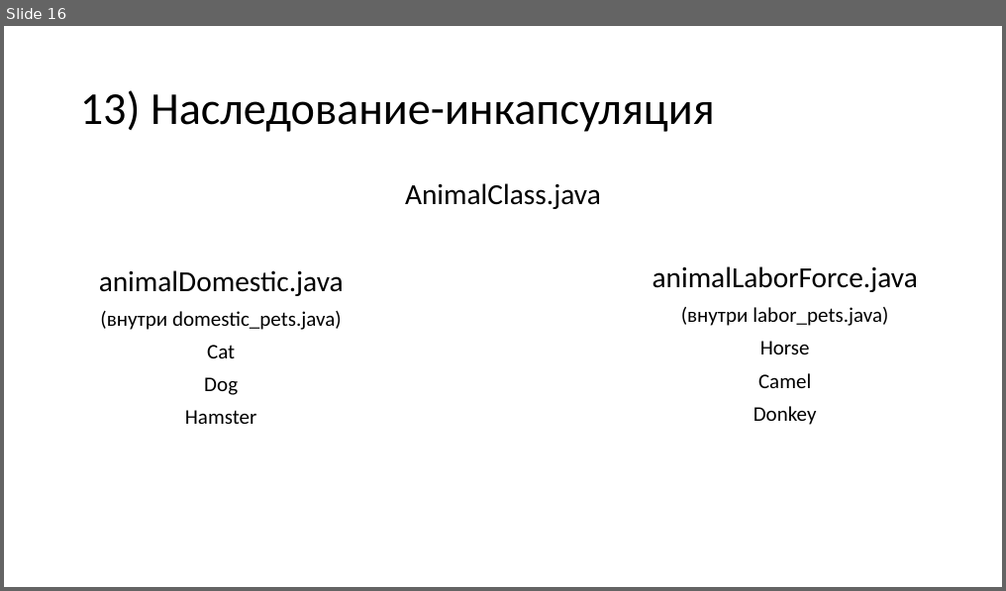
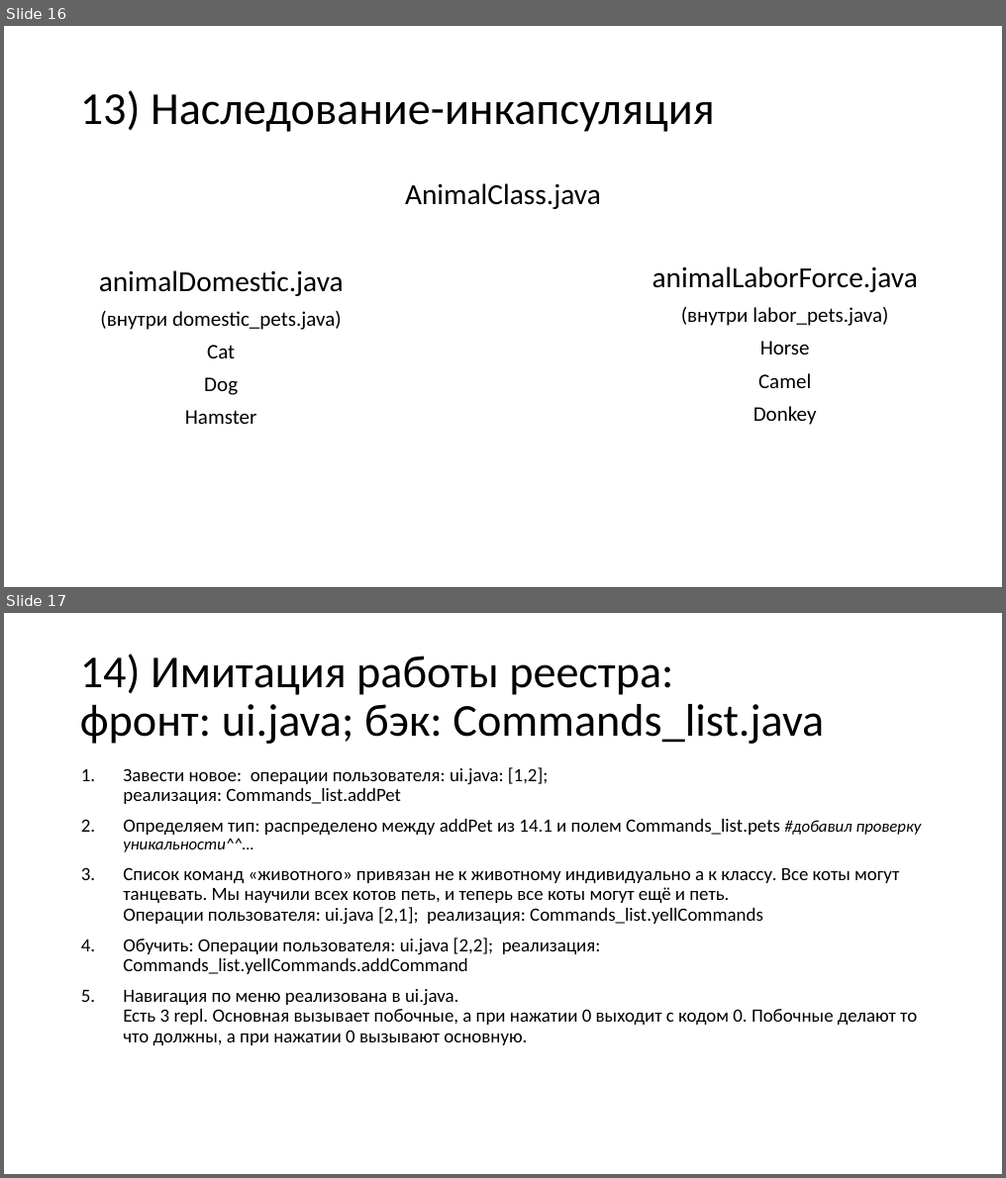
Before and after one commit to am1bestofluck/exam0723, a slide deck: report.pptx. Shown one above the other, each under a label of ours: slide 16 before the commit, slides 16 and 17 after it. The pictures are 1006x591 and 1006x1178 pixels, drawn with LibreOffice and Linux fonts; fonts in the diff are those of the drawing. Boxes give left, top, right and bottom in pixels: in the first picture for what was removed or moved away, otherwise in the second. Text is boxed around its words. In the diff, an @@ line names an element or a change of style, - is before the commit and + after.

```diff
--- a/report.pptx
+++ b/report.pptx
@@ slide 17 added at box(4, 613, 1002, 1174), background #FFFFFF @@
@@ title added at box(80, 654, 824, 744), 44 pt, text #000000 @@
+14) Имитация работы реестра:
+фронт: ui.java; бэк: Commands_list.java
@@ text added at box(123, 767, 922, 1046), 18 pt, text #000000 @@
+1. Завести новое: операции пользователя: ui.java: [1,2];
+   реализация: Commands_list.addPet
+2. Определяем тип: распределено между addPet из 14.1 и полем Сommands_list.pets #добавил проверку уникальности^^…
+3. Список команд «животного» привязан не к животному индивидуально а к классу. Все коты могут танцевать. Мы научили всех котов петь, и теперь все коты могут ещё и петь.
+   Операции пользователя: ui.java [2,1]; реализация: Commands_list.yellCommands
+4. Обучить: Операции пользователя: ui.java [2,2]; реализация: Commands_list.yellCommands.addCommand
+5. Навигация по меню реализована в ui.java.
+   Есть 3 repl. Основная вызывает побочные, а при нажатии 0 выходит с кодом 0. Побочные делают то что должны, а при нажатии 0 вызывают основную.
```
Also in this commit, not shown: 1 other slide added, 5 other files.
